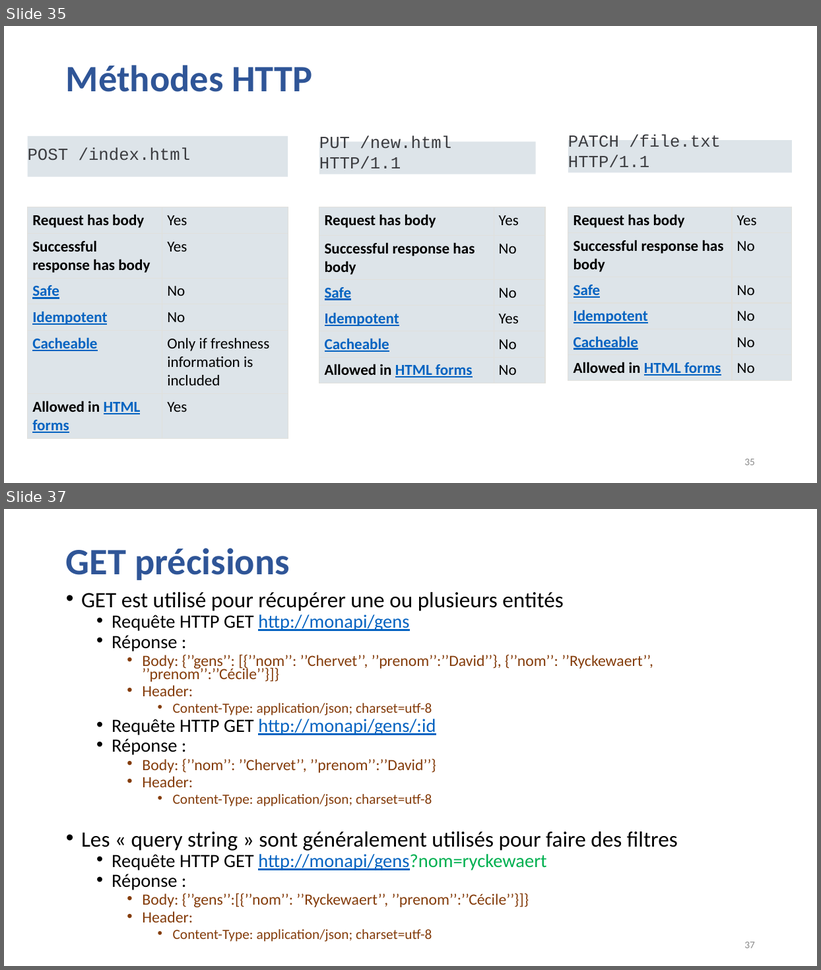
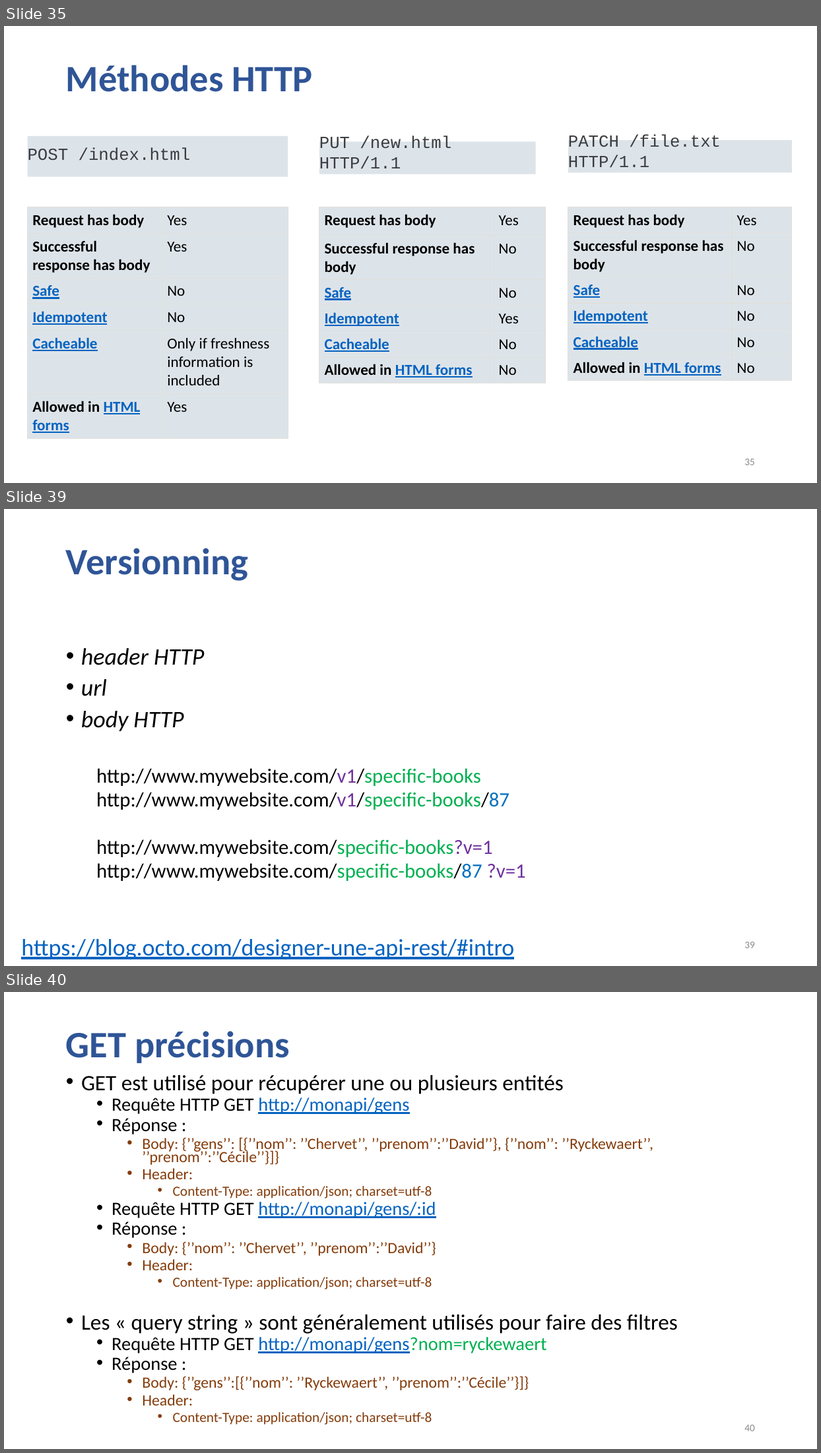
Before and after one commit to guillaumechervet/course.rest, a slide deck: documentations/3 - Web Services partie REST.pptx. Shown one above the other, each under a label of ours: slides 35 and 37 before the commit, slides 35, 39 and 40 after it; the slides between them are not shown. The pictures are 821x970 and 821x1453 pixels, drawn with LibreOffice and Linux fonts; fonts in the diff are those of the drawing. Boxes give left, top, right and bottom in pixels: in the first picture for what was removed or moved away, otherwise in the second. Text is boxed around its words. In the diff, an @@ line names an element or a change of style, - is before the commit and + after.

```diff
--- a/documentations/3 - Web Services partie REST.pptx
+++ b/documentations/3 - Web Services partie REST.pptx
@@ slide 39 added at (x1=4, y1=509, x2=817, y2=966), background #FFFFFF @@
@@ title added at (x1=66, y1=548, x2=248, y2=581), 44 pt, text #2F5597, bold @@
+Versionning
@@ text added at (x1=81, y1=648, x2=526, y2=881), 24 pt, text #000000 @@
+• header HTTP
+• url
+• body HTTP
+  http://www.mywebsite.com/v1/specific-books
+  http://www.mywebsite.com/v1/specific-books/87
+  http://www.mywebsite.com/specific-books?v=1
+  http://www.mywebsite.com/specific-books/87 ?v=1
@@ text added at (x1=21, y1=939, x2=514, y2=960), 28 pt, text #0563C1, underline @@
+https://blog.octo.com/designer-une-api-rest/#intro
@@ page number added at (x1=745, y1=942, x2=755, y2=949), 12 pt, text #8C8C8C @@
+39
@@ what was slide 37 is now slide 40 @@
@@ page number at (x1=745, y1=1425, x2=755, y2=1432): text changed @@
-37
+40
```
Also in this commit, not shown: 11 slides changed, 3 other slides added, 7 other files.
